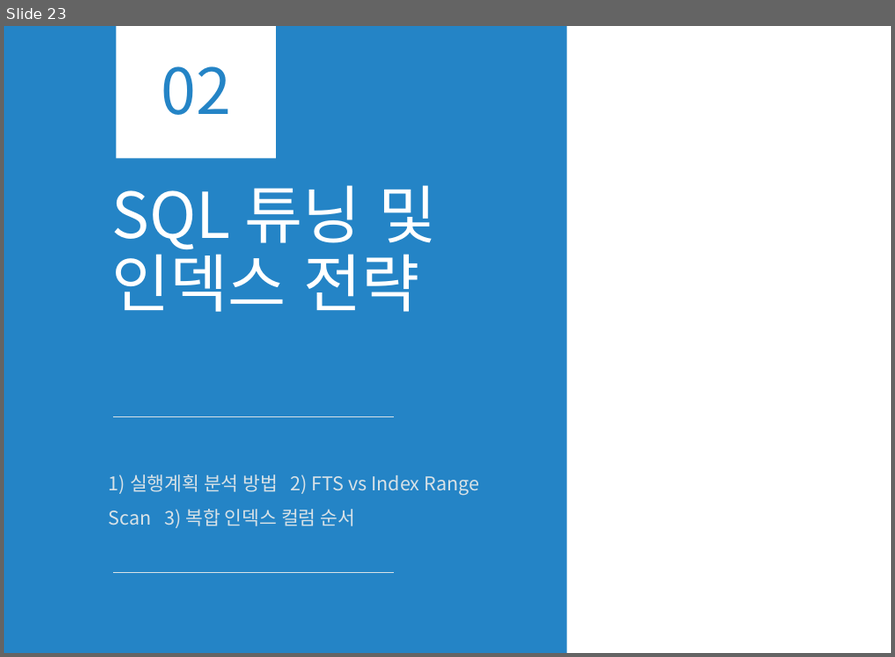
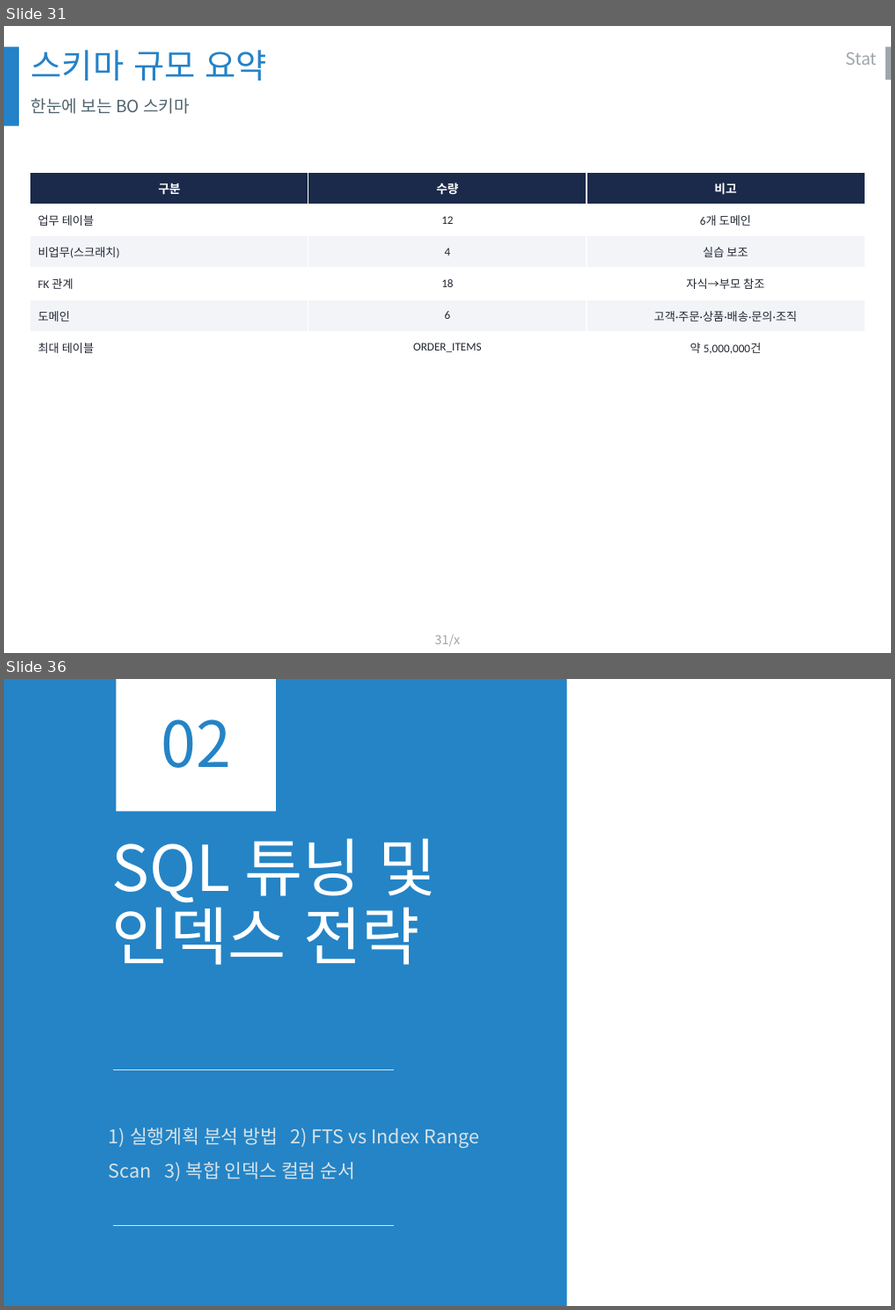
Before and after one commit to olmas70/slides, a slide deck: ppt/BO_DB운영_발표.pptx. Shown one above the other, each under a label of ours: slide 23 before the commit, slides 31 and 36 after it; the slides between them are not shown. The pictures are 895x657 and 895x1310 pixels, drawn with LibreOffice and Linux fonts; fonts in the diff are those of the drawing; background and template pictures are left out. Boxes give left, top, right and bottom in pixels: in the first picture for what was removed or moved away, otherwise in the second. Text is boxed around its words. In the diff, an @@ line names an element or a change of style, - is before the commit and + after.

```diff
--- a/ppt/BO_DB운영_발표.pptx
+++ b/ppt/BO_DB운영_발표.pptx
@@ slide 31 added at <box>4,26,891,653</box>, background #FFFFFF @@
@@ rectangle added at <box>4,46,19,125</box>, fill #2482C8 @@
@@ text added at <box>31,50,266,81</box>, 32 pt, text #2482C8 @@
+스키마 규모 요약
@@ rectangle added at <box>886,46,891,80</box>, fill #9DA6AB @@
@@ text added at <box>845,52,876,65</box>, 16 pt, text #9DA6AB @@
+Stat
@@ text added at <box>31,98,190,114</box>, 16 pt, text #50646E @@
+한눈에 보는 BO 스키마
@@ table added at <box>30,172,866,364</box>, 6 rows, 3 columns @@
+구분 | 수량 | 비고
+업무 테이블 | 12 | 6개 도메인
+비업무(스크래치) | 4 | 실습 보조
+FK 관계 | 18 | 자식→부모 참조
+도메인 | 6 | 고객·주문·상품·배송·문의·조직
+최대 테이블 | ORDER_ITEMS | 약 5,000,000건
@@ page number added at <box>435,635,461,646</box>, 12 pt, text #9DA6AB @@
+31/x
@@ what was slide 23 is now slide 36 @@
```
Also in this commit, not shown: 55 other slides added.
